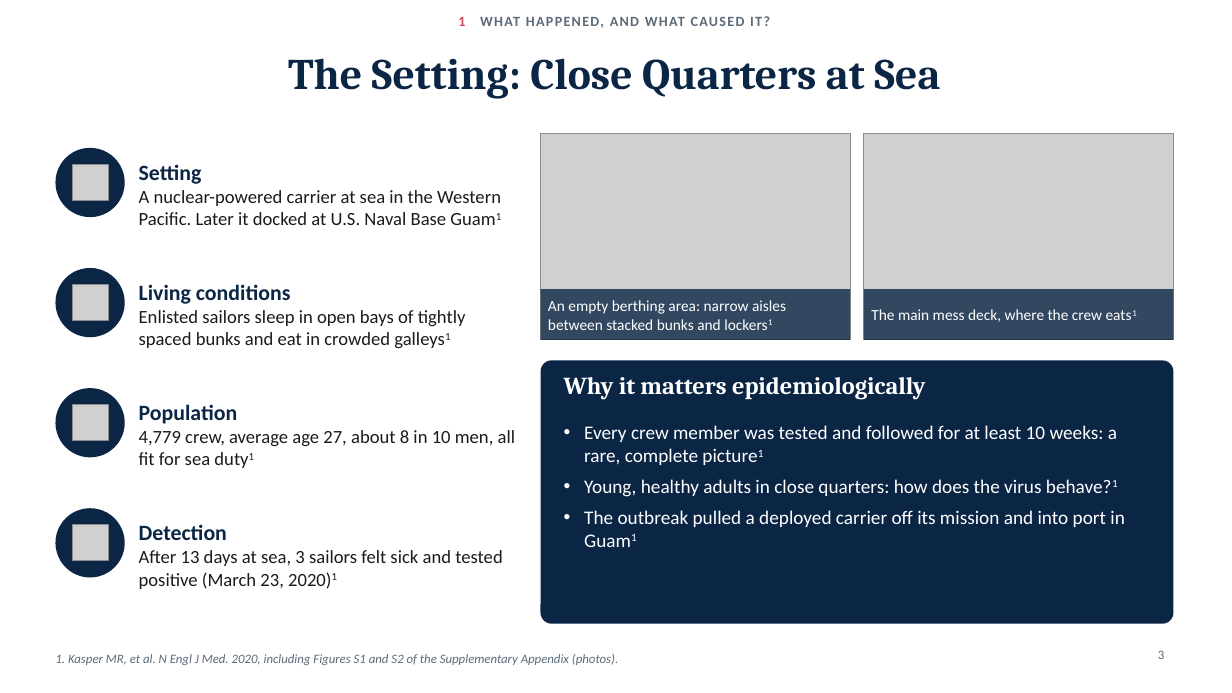
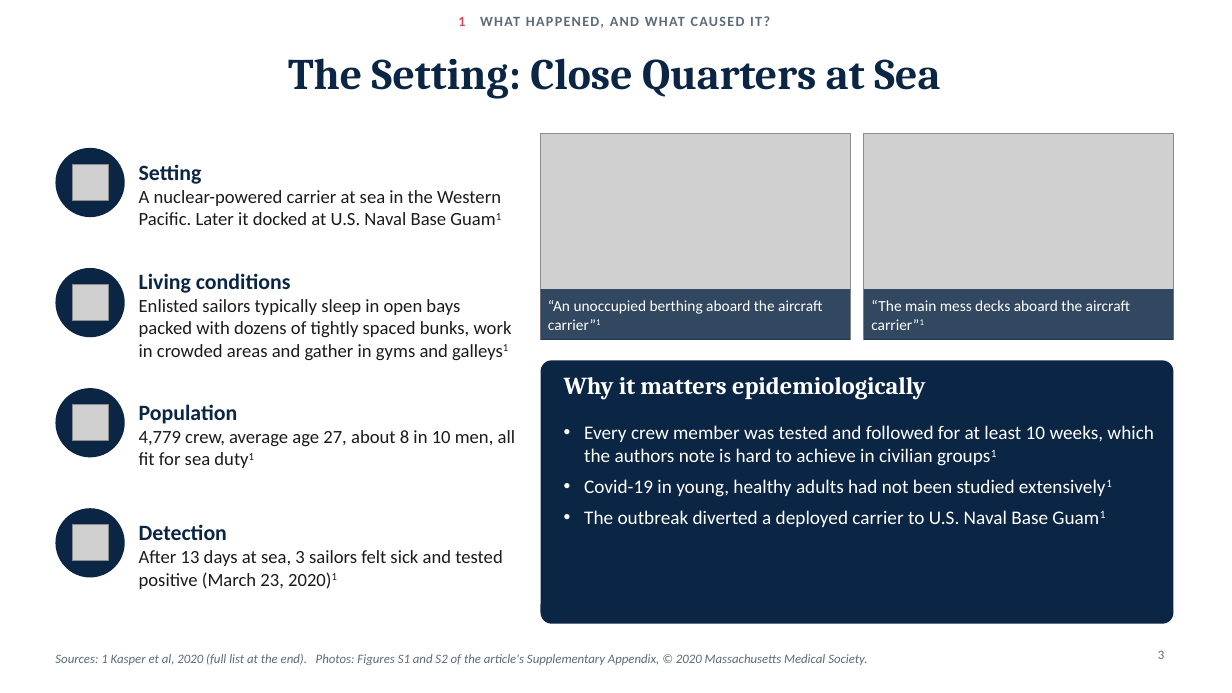
Before and after one commit to adebowa96/Research, a slide deck: slide 3 of Outbreak_of_the_Day/Covid19_Aircraft_Carrier_Outbreak.pptx. Drawn at 1232x693 pixels with LibreOffice and Linux fonts; fonts in the diff are those of the drawing; grey boxes stand for pictures. Boxes give left, top, right and bottom in pixels: in the first picture for what was removed or moved away, otherwise in the second. Text is boxed around its words. In the diff, an @@ line names an element or a change of style, - is before the commit and + after.

```diff
--- a/Outbreak_of_the_Day/Covid19_Aircraft_Carrier_Outbreak.pptx
+++ b/Outbreak_of_the_Day/Covid19_Aircraft_Carrier_Outbreak.pptx
@@ text at bbox=[139, 299, 512, 360]: text changed @@
-Enlisted sailors sleep in open bays of tightly spaced bunks and eat in crowded galleys1
+Enlisted sailors typically sleep in open bays packed with dozens of tightly spaced bunks, work in crowded areas and gather in gyms and galleys1
@@ text at bbox=[548, 300, 822, 330]: text changed @@
-An empty berthing area: narrow aisles between stacked bunks and lockers1
+“An unoccupied berthing aboard the aircraft carrier”1
@@ text at bbox=[871, 300, 1130, 330]: text changed @@
-The main mess deck, where the crew eats1
+“The main mess decks aboard the aircraft carrier”1
@@ text at bbox=[584, 425, 1153, 527]: text changed @@
-• Every crew member was tested and followed for at least 10 weeks: a rare, complete picture1
-• Young, healthy adults in close quarters: how does the virus behave?1
-• The outbreak pulled a deployed carrier off its mission and into port in Guam1
+• Every crew member was tested and followed for at least 10 weeks, which the authors note is hard to achieve in civilian groups1
+• Covid-19 in young, healthy adults had not been studied extensively1
+• The outbreak diverted a deployed carrier to U.S. Naval Base Guam1
@@ text at bbox=[55, 654, 867, 665]: text changed @@
-1. Kasper MR, et al. N Engl J Med. 2020, including Figures S1 and S2 of the Supplementary Appendix (photos).
+Sources: 1 Kasper et al, 2020 (full list at the end). Photos: Figures S1 and S2 of the article's Supplementary Appendix, © 2020 Massachusetts Medical Society.
```
Also in this commit, not shown: 18 other slides changed, 3 slides added, 1 slide removed.
